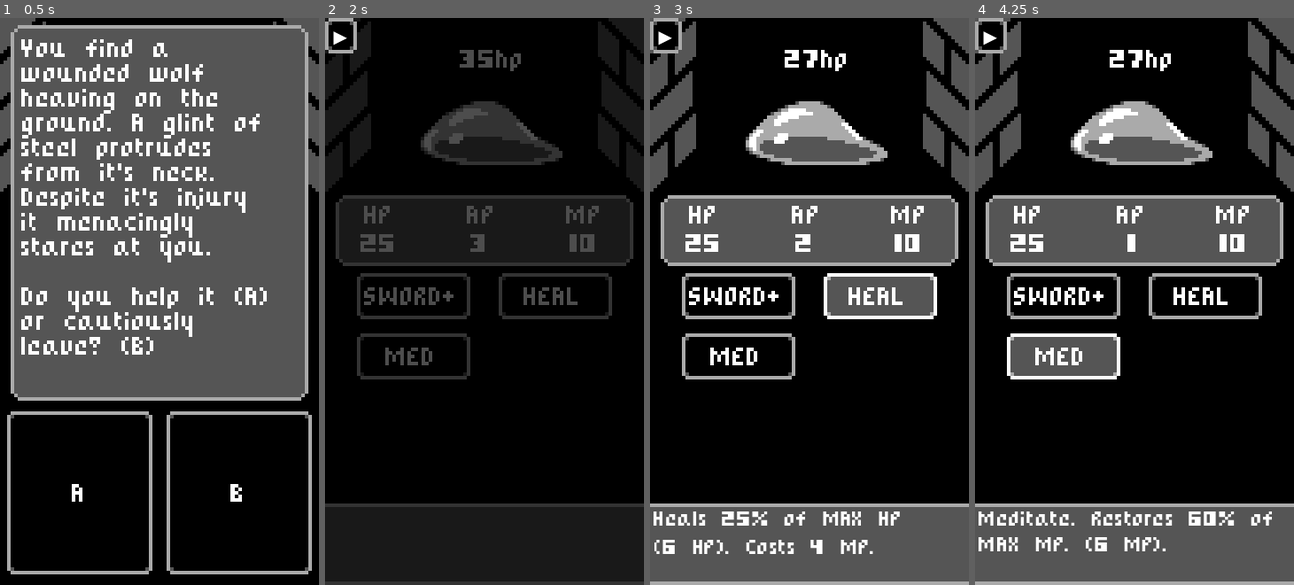
Above: before the commit, frames 1-4 (left to right).
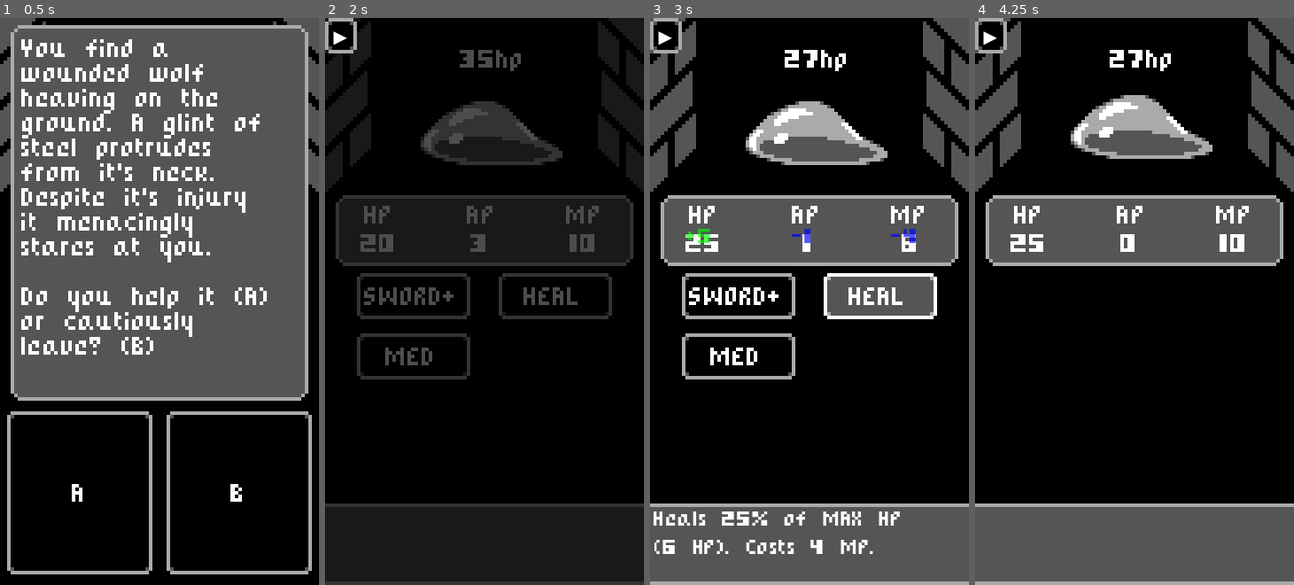
Above: after the commit, the same moments.

Repository: Bbubbee/CardPG
Game: Godot game, scene res://Scenes/Intersections/third_intersection.tscn
Same seed, same stepped clock (60 frames per second), same inputs: the game is played once before the commit and once after it. This scene is started directly instead of the project's main scene.
Inputs:
- Up to frame 1 (0.5 s): no input
- Up to frame 2 (2 s): click "A" at 0.5 s; click "CONTINUE" at 1.25 s
- Up to frame 3 (3 s): click "SWORD+" at 2 s; click "HEAL" at 2.75 s
- Up to frame 4 (4.25 s): click "MED" at 3.5 s

Frame 1 is identical in both runs. In frame 2, less than 0.1% of the frame differs, in the area x 16-51%, y 38-42%; in frame 3, 0.5%; in frame 4, 8.5%, in the area x 1-94%, y 13-95%.

Commit message:
patch bugs

Diff:
--- a/Assets/Resources/story_text.gd
+++ b/Assets/Resources/story_text.gd
@@ -29,7 +29,7 @@
 		\nDo you help it (A) or cautiously leave? (B)",
 	"option a":
 		"You slide the blade from it's body. It lets out a wild howl and mauls you. It scurries away.
-		\n-9 health
+		\n-5 health
 		\nGained: UPGRADED SWORD",
 	"option b":
 		"You creep around the edges of the room. It's eyes follows you eerily. Suddenly it pounces at you, but you swiftly slip into a room and slam the door. Inside, you find a hefty wooden shield.
--- a/Scenes/Action Buttons/blight.gd
+++ b/Scenes/Action Buttons/blight.gd
@@ -15,6 +15,7 @@
 		PlayAnimation(enemy.global_position)
 
 		PlaySfx()
+		PlayerStats.hp += heal_amount
 		PlayerStats.ap -= ap_cost
 		PlayerStats.mp -= mp_cost
 
--- a/Scenes/Intersections/third_intersection.gd
+++ b/Scenes/Intersections/third_intersection.gd
@@ -15,6 +15,7 @@
 func ButtonAEffect():
 	story_text.intersection_position = "option a"
 	PlayerStats.has_upgraded_sword = true
+	PlayerStats.hp = max(1, PlayerStats.hp-5)
 	$UnlockSfx.play()
 	choice_buttons.hide()
 	next_button.show()
--- a/Scripts/PlayerStats.gd
+++ b/Scripts/PlayerStats.gd
@@ -7,7 +7,7 @@
 signal ap_changed(val)
 signal mp_changed(val)
 
-var max_hp = 25
+var max_hp = 25  # Start: 25
 var hp = max_hp:
 	set = SetHp
 var max_ap = 3
Not shown, changed: export_presets.cfg
